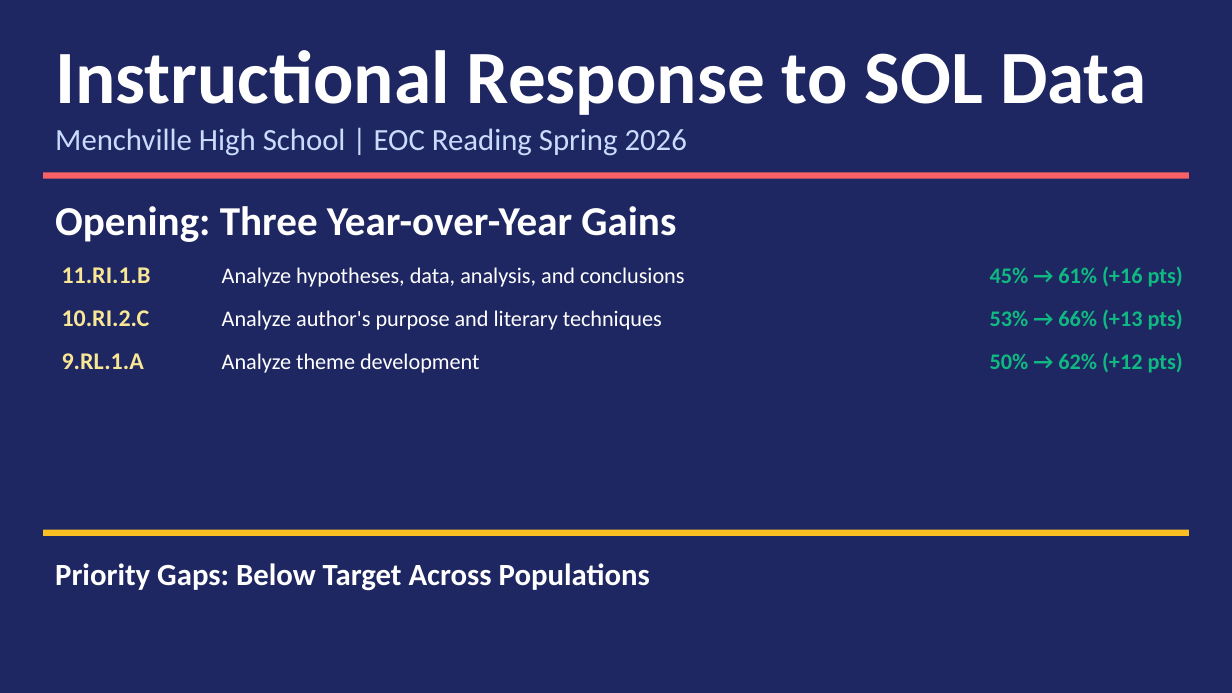
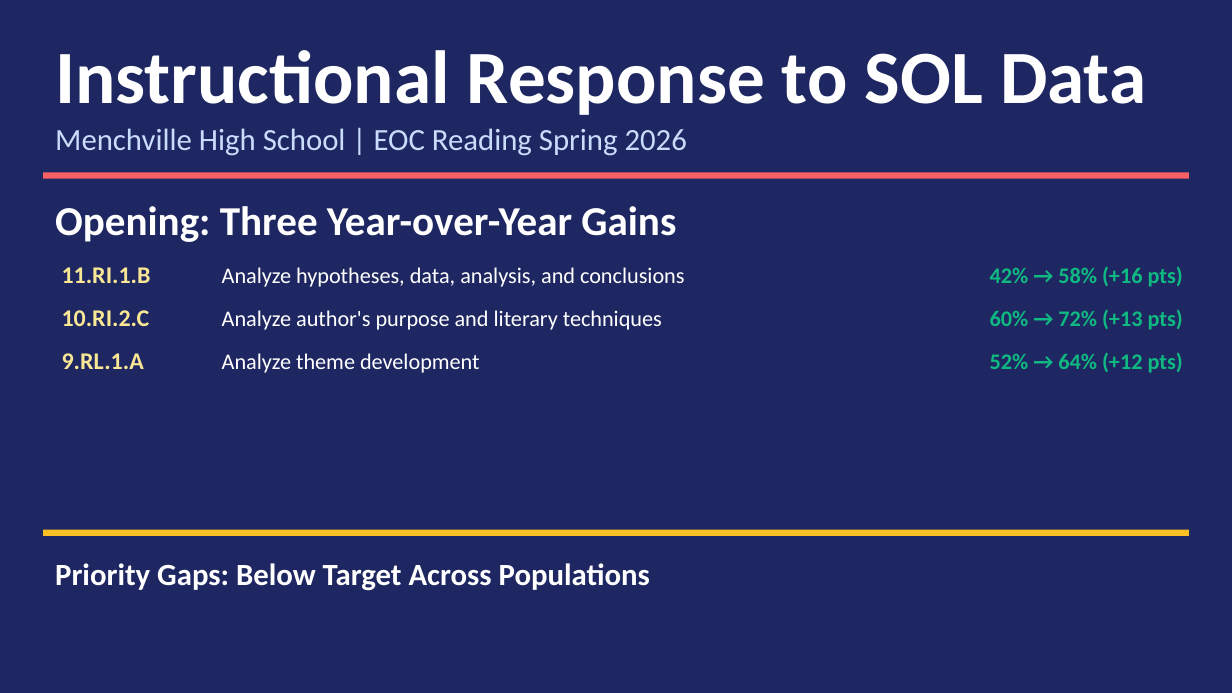
Before and after one commit to stumpgreg-ops/Sol-Lab-VA-EOC-Bio, a slide deck: slide 1 of Menchville_EOC_Reading_Slide1.pptx. Drawn at 1232x693 pixels with LibreOffice and Linux fonts; fonts in the diff are those of the drawing. Boxes give left, top, right and bottom in pixels: in the first picture for what was removed or moved away, otherwise in the second. Text is boxed around its words. In the diff, an @@ line names an element or a change of style, - is before the commit and + after.

```diff
--- a/Menchville_EOC_Reading_Slide1.pptx
+++ b/Menchville_EOC_Reading_Slide1.pptx
@@ text at <box>990,266,1183,287</box>: text changed @@
-45% → 61% (+16 pts)
+42% → 58% (+16 pts)
@@ text at <box>990,309,1183,330</box>: text changed @@
-53% → 66% (+13 pts)
+60% → 72% (+13 pts)
@@ text at <box>990,352,1183,373</box>: text changed @@
-50% → 62% (+12 pts)
+52% → 64% (+12 pts)
```
Also in this commit, not shown: 1 other file.
